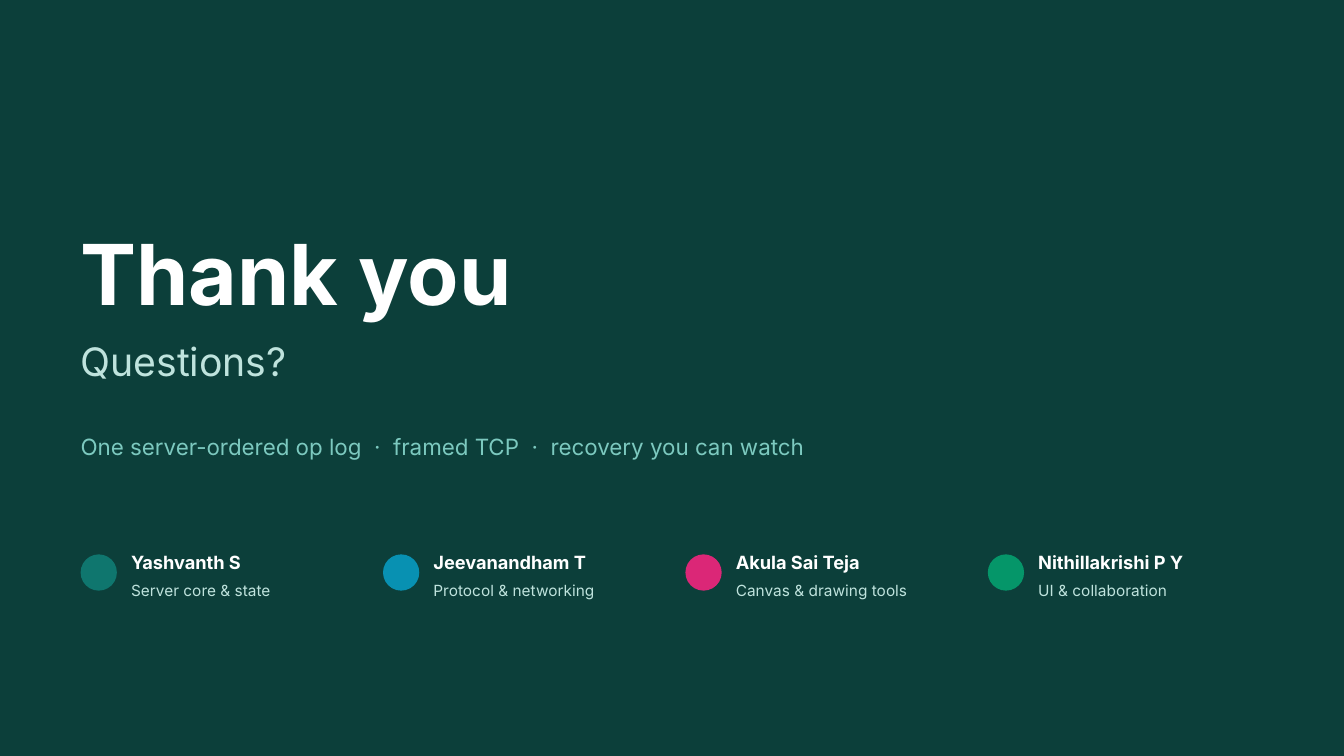
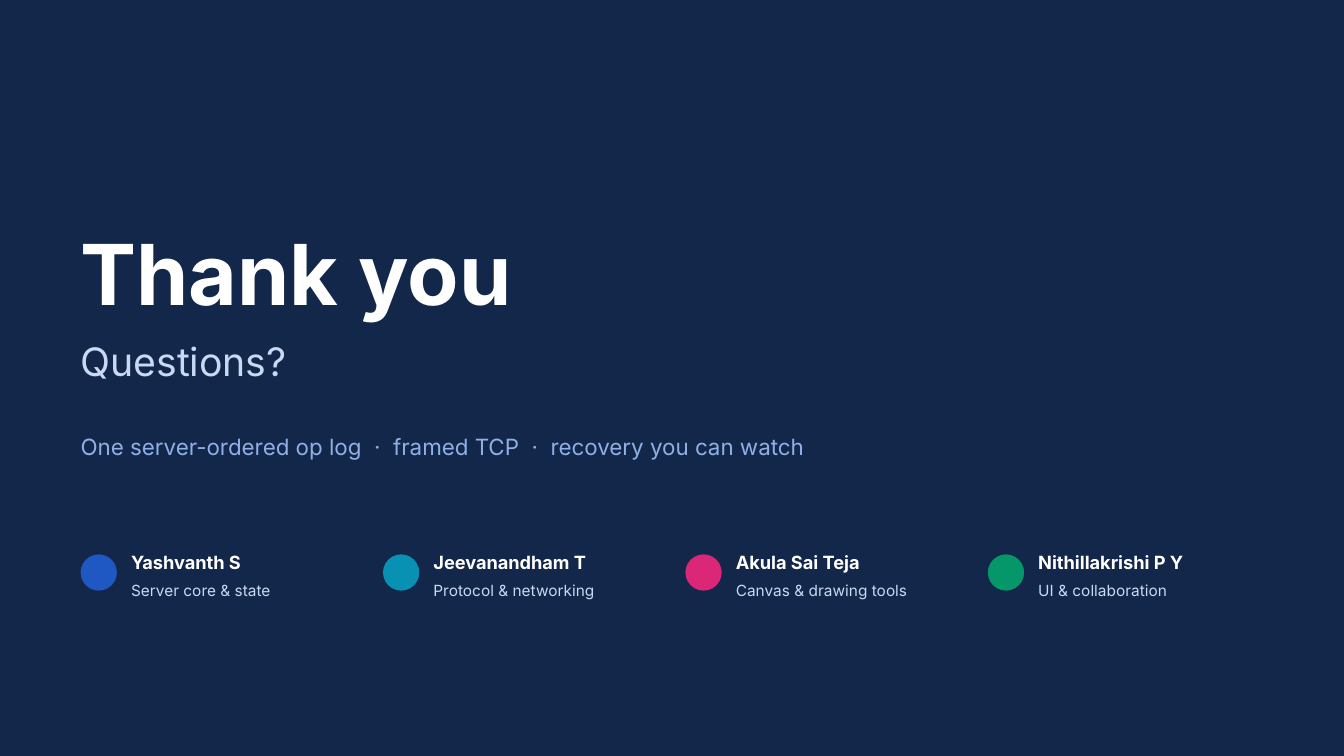
Before and after one commit to YashvanthSankar/cn-course-project, a slide deck: slide 30 of docs/LANBoard_Presentation.pptx. Drawn at 1344x756 pixels with LibreOffice and Linux fonts; fonts in the diff are those of the drawing. Boxes give left, top, right and bottom in pixels: in the first picture for what was removed or moved away, otherwise in the second. Text is boxed around its words. In the diff, an @@ line names an element or a change of style, - is before the commit and + after.

Commit message:
ui+docs: professional cobalt-blue and slate palette
Replaces the teal accent with a muted cobalt blue (#1f57c3 light,
#3b7be8 dark) on slate greys, a navy connect-screen panel, and amber kept
as the small second colour. Logo/icon, PDF styles, diagrams and the deck
follow; the 22 screenshots were retaken and the PDF and PPTX rebuilt.

```diff
--- a/docs/LANBoard_Presentation.pptx
+++ b/docs/LANBoard_Presentation.pptx
@@ rectangle at (0, 0, 1344, 756): fill #0C3F3A to #13274A @@
@@ text "One server-ordered op log · ..." at (81, 438, 804, 460): text colour #7CC9BF to #8FB0E6 @@
@@ ellipse at (81, 555, 117, 591): fill #0F766E to #1F57C3 @@
@@ text colour #BFE3DD to #C9D8F3 in 5 elements at (81, 346, 287, 379), (131, 584, 271, 596), (433, 584, 595, 600), (736, 584, 907, 600), (1038, 584, 1166, 596) @@
```
Also in this commit, not shown: 21 other slides changed, 38 other files.
